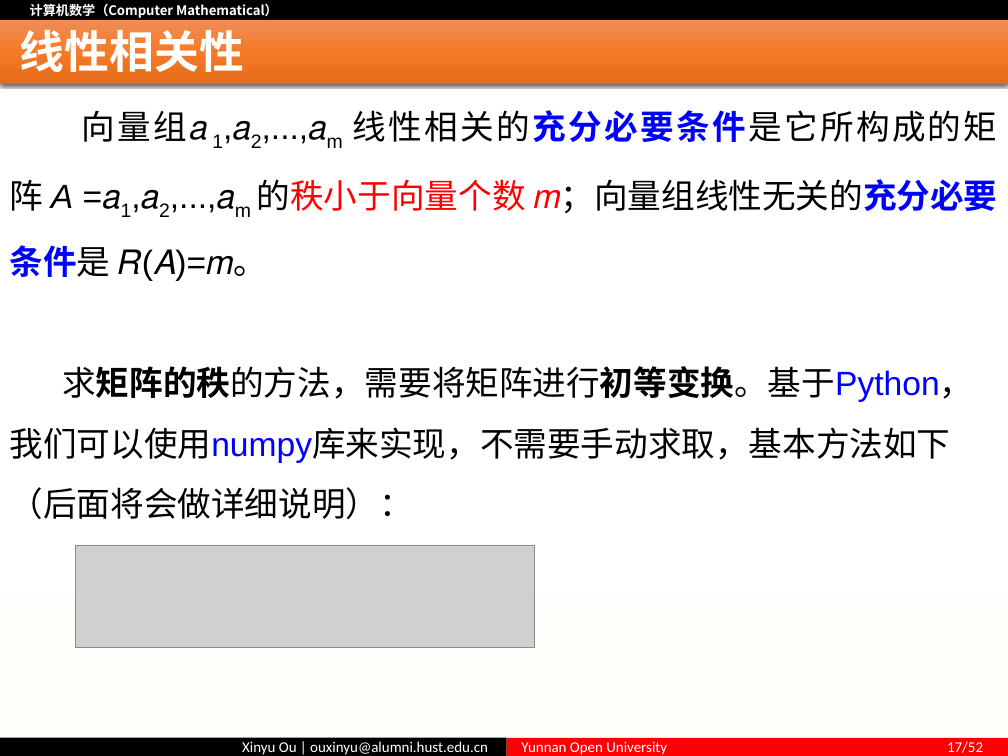
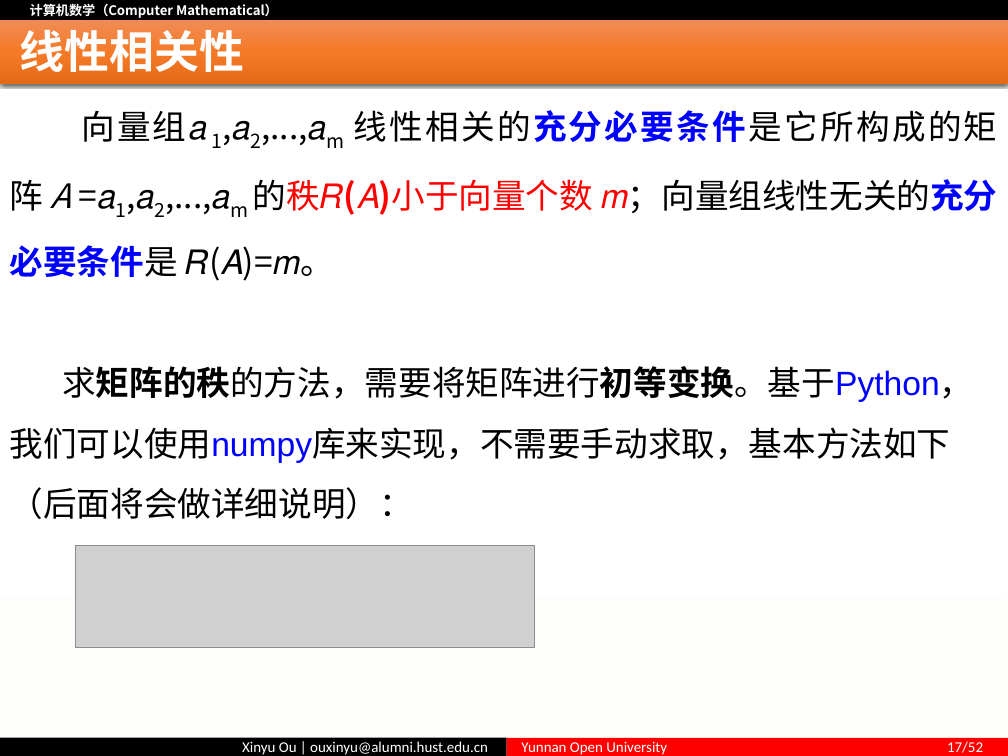
Before and after one commit to ouxinyu/Teaching, a slide deck: slide 17 of ComputerMath/PPT/第03讲 基底与坐标.pptx. Drawn at 1008x756 pixels with LibreOffice and Linux fonts; fonts in the diff are those of the drawing; grey boxes stand for pictures. Boxes give left, top, right and bottom in pixels: in the first picture for what was removed or moved away, otherwise in the second. Text is boxed around its words. In the diff, an @@ line names an element or a change of style, - is before the commit and + after.

```diff
--- a/ComputerMath/PPT/第03讲 基底与坐标.pptx
+++ b/ComputerMath/PPT/第03讲 基底与坐标.pptx
@@ text at (x1=10, y1=110, x2=998, y2=281): text changed; font Arial to Noto Sans CJK SC @@
-向量组𝑎1,𝑎2,...,𝑎m 线性相关的充分必要条件是它所构成的矩阵 A =𝑎1,𝑎2,...,𝑎m 的秩小于向量个数 𝑚；向量组线性无关的充分必要条件是 𝑅(𝐴)=𝑚。
+向量组𝑎1,𝑎2,...,𝑎m 线性相关的充分必要条件是它所构成的矩阵 A =𝑎1,𝑎2,...,𝑎m 的秩𝑅(𝐴)小于向量个数 𝑚；向量组线性无关的充分必要条件是 𝑅(𝐴)=𝑚。
```
Also in this commit, not shown: 7 other slides changed, 8 other files.
